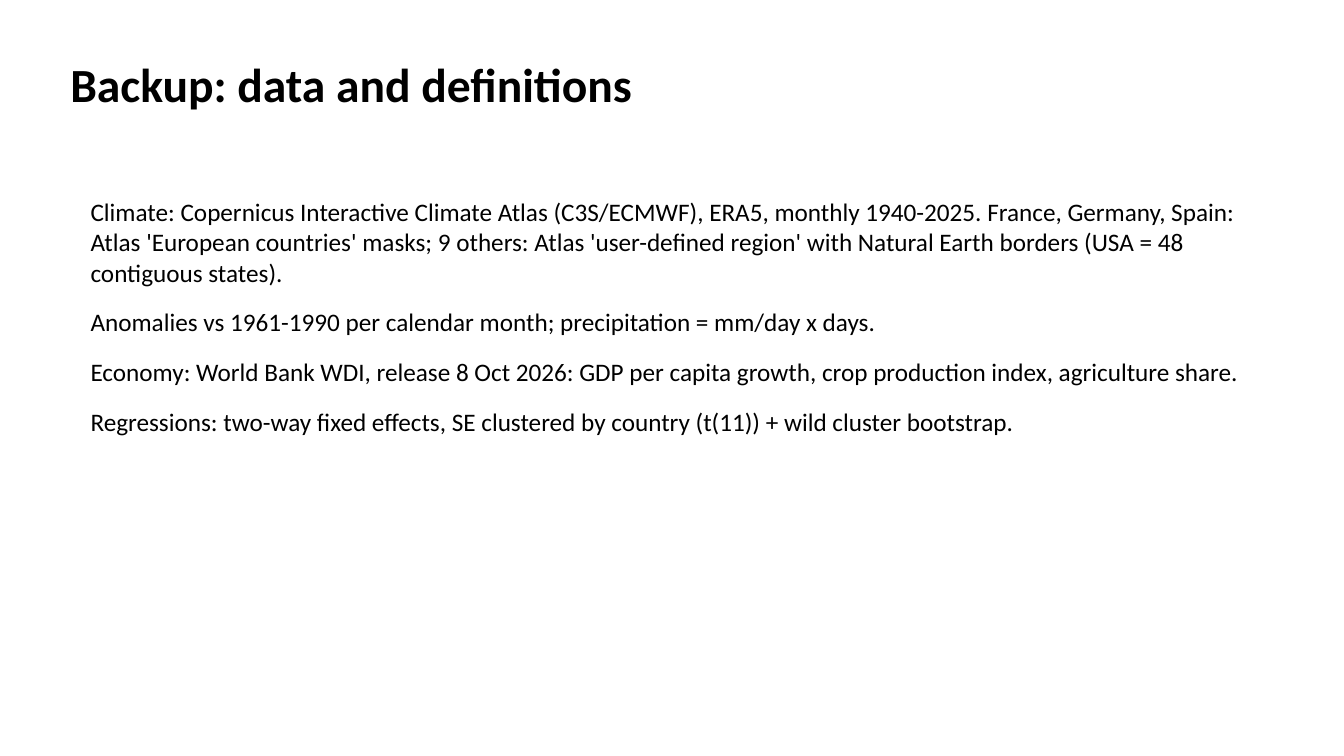
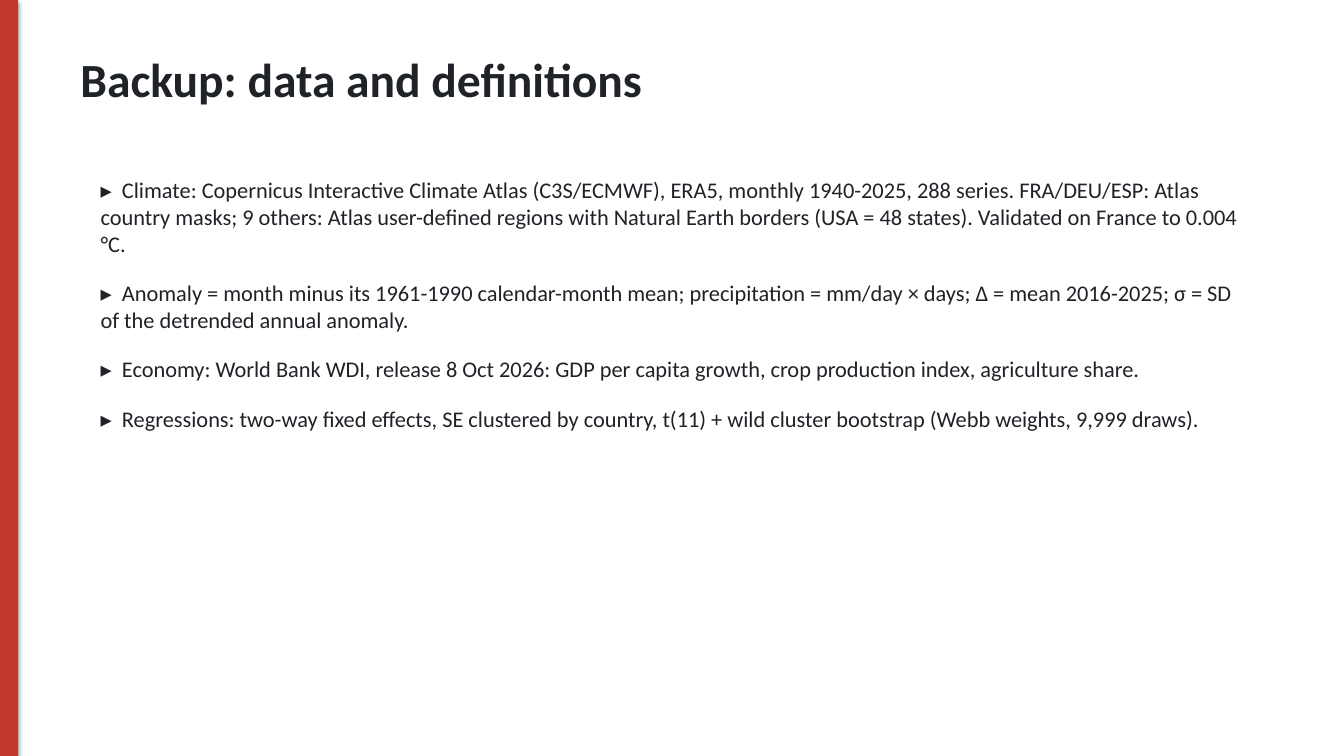
Before and after one commit to Polluxgnr/Environemental-economics-, a slide deck: slide 13 of presentation/Track1_presentation.pptx (slide 11 before the commit). Drawn at 1344x756 pixels with LibreOffice and Linux fonts; fonts in the diff are those of the drawing. Boxes give left, top, right and bottom in pixels: in the first picture for what was removed or moved away, otherwise in the second. Text is boxed around its words. In the diff, an @@ line names an element or a change of style, - is before the commit and + after.

```diff
--- a/presentation/Track1_presentation.pptx
+++ b/presentation/Track1_presentation.pptx
@@ rectangle added at box(0, 0, 18, 756), fill #C0392B @@
@@ text "Backup: data and definitions": place and size @@
-text "Backup: data and definitions" at box(70, 68, 631, 110)
+text "Backup: data and definitions" at box(80, 63, 641, 105)
@@ text "Backup: data and definitions" at box(80, 63, 641, 105): text colour #000000 to #1F2328 @@
@@ text at box(101, 182, 1237, 431): text changed; size 18 to 16 pt; text colour #000000 to #1F2328 @@
-Climate: Copernicus Interactive Climate Atlas (C3S/ECMWF), ERA5, monthly 1940-2025. France, Germany, Spain: Atlas 'European countries' masks; 9 others: Atlas 'user-defined region' with Natural Earth borders (USA = 48 contiguous states).
-Anomalies vs 1961-1990 per calendar month; precipitation = mm/day x days.
-Economy: World Bank WDI, release 8 Oct 2026: GDP per capita growth, crop production index, agriculture share.
-Regressions: two-way fixed effects, SE clustered by country (t(11)) + wild cluster bootstrap.
+▸ Climate: Copernicus Interactive Climate Atlas (C3S/ECMWF), ERA5, monthly 1940-2025, 288 series. FRA/DEU/ESP: Atlas country masks; 9 others: Atlas user-defined regions with Natural Earth borders (USA = 48 states). Validated on France to 0.004 °C.
+▸ Anomaly = month minus its 1961-1990 calendar-month mean; precipitation = mm/day × days; Δ = mean 2016-2025; σ = SD of the detrended annual anomaly.
+▸ Economy: World Bank WDI, release 8 Oct 2026: GDP per capita growth, crop production index, agriculture share.
+▸ Regressions: two-way fixed effects, SE clustered by country, t(11) + wild cluster bootstrap (Webb weights, 9,999 draws).
```
Also in this commit, not shown: 1 other slide changed, 12 slides added, 10 slides removed, 21 other files.
